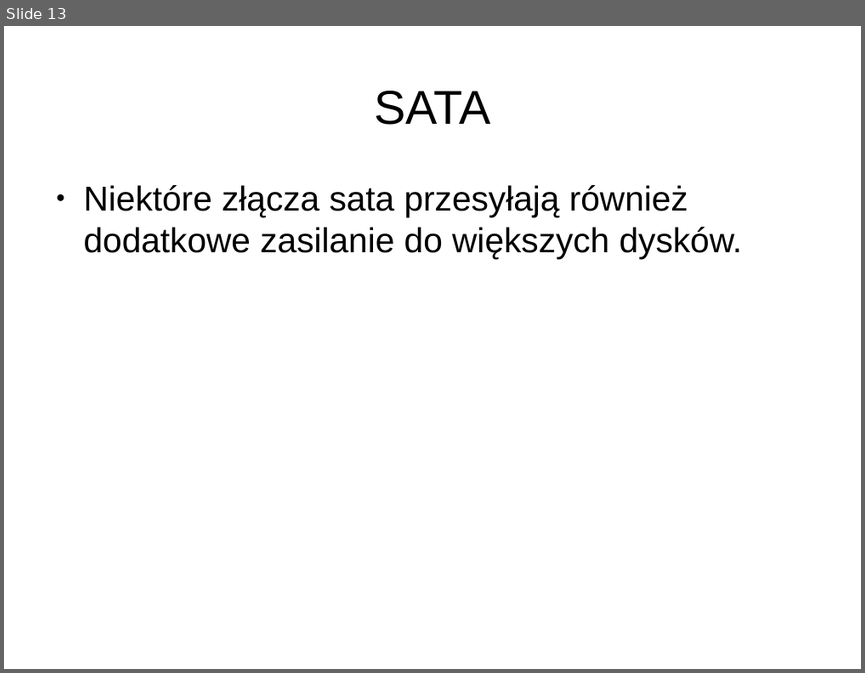
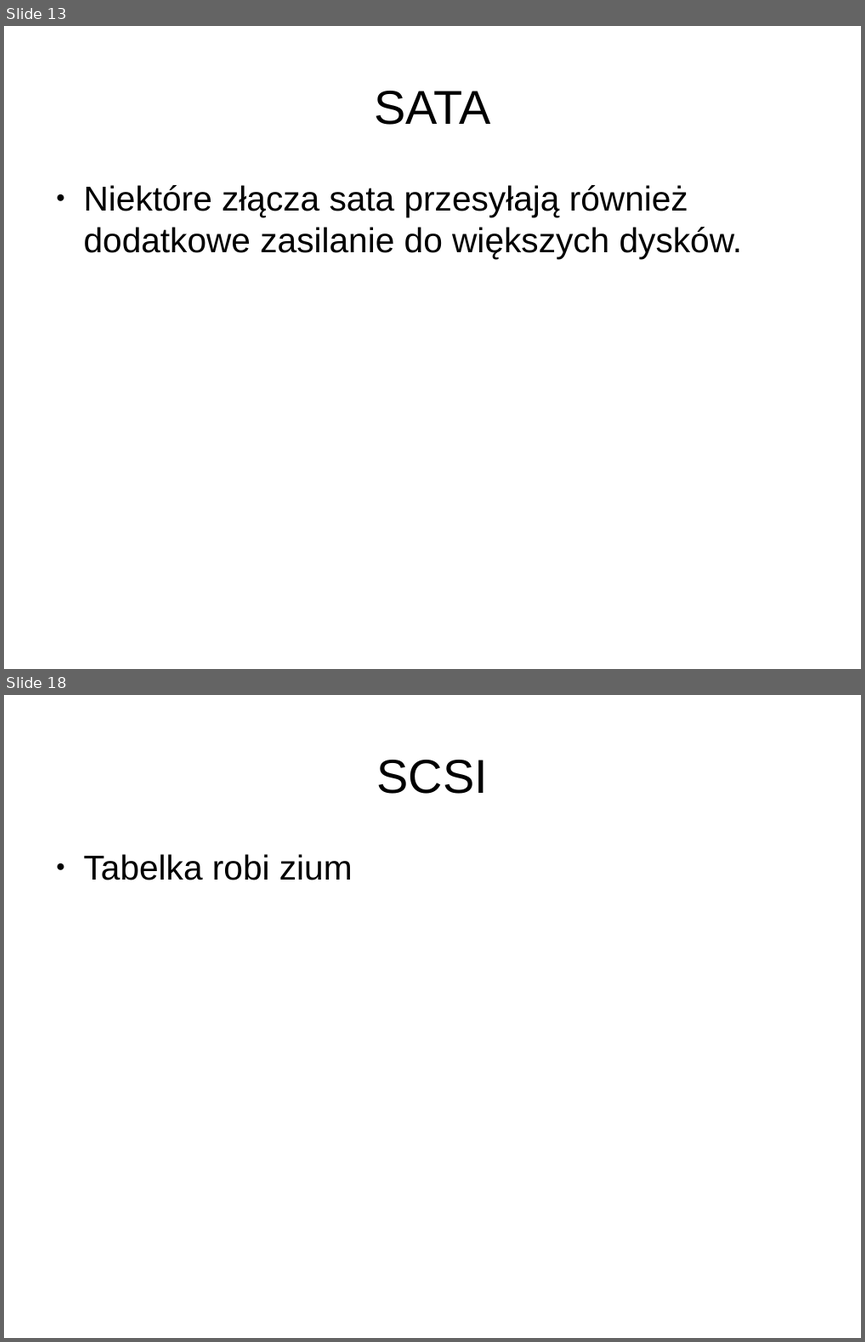
Before and after one commit to Lupa666/PUTDungeon, a slide deck: Magazyny_Danych_Dla_Nas.odp. Shown one above the other, each under a label of ours: slide 13 before the commit, slides 13 and 18 after it; the slides between them are not shown. The pictures are 865x673 and 865x1342 pixels, drawn with LibreOffice and Linux fonts; fonts in the diff are those of the drawing; background and template pictures are left out. Boxes give left, top, right and bottom in pixels: in the first picture for what was removed or moved away, otherwise in the second. Text is boxed around its words. In the diff, an @@ line names an element or a change of style, - is before the commit and + after.

Commit message:
Jest ATA SATA SCSI

```diff
--- a/Magazyny_Danych_Dla_Nas.odp
+++ b/Magazyny_Danych_Dla_Nas.odp
@@ slide 18 added at (x1=4, y1=695, x2=861, y2=1338), background #FFFFFF @@
@@ title added at (x1=377, y1=760, x2=488, y2=794), 44 pt, text #000000 @@
+SCSI
@@ text added at (x1=84, y1=854, x2=352, y2=880), 32 pt, text #000000 @@
+● Tabelka robi zium
```
Also in this commit, not shown: 13 other slides added.
